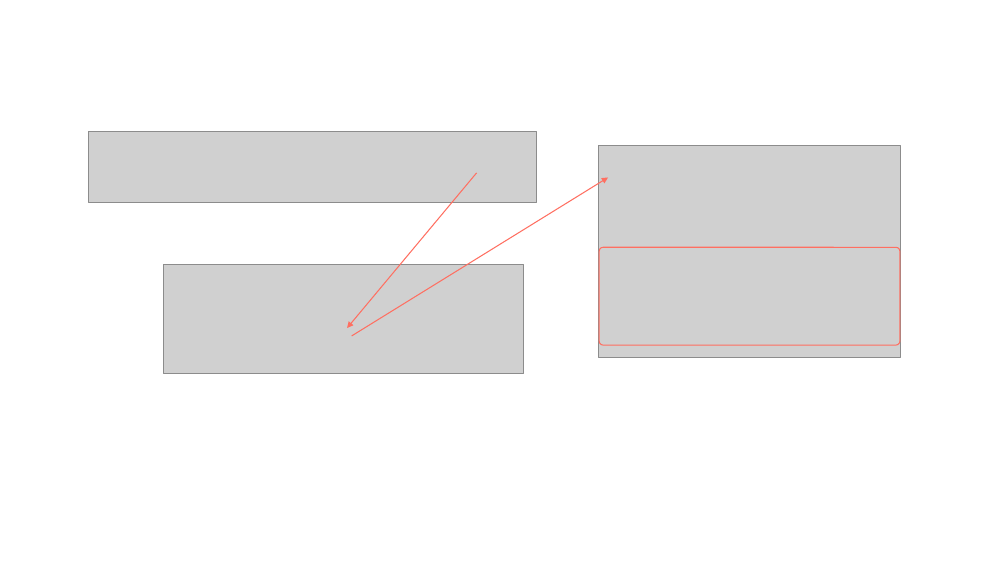
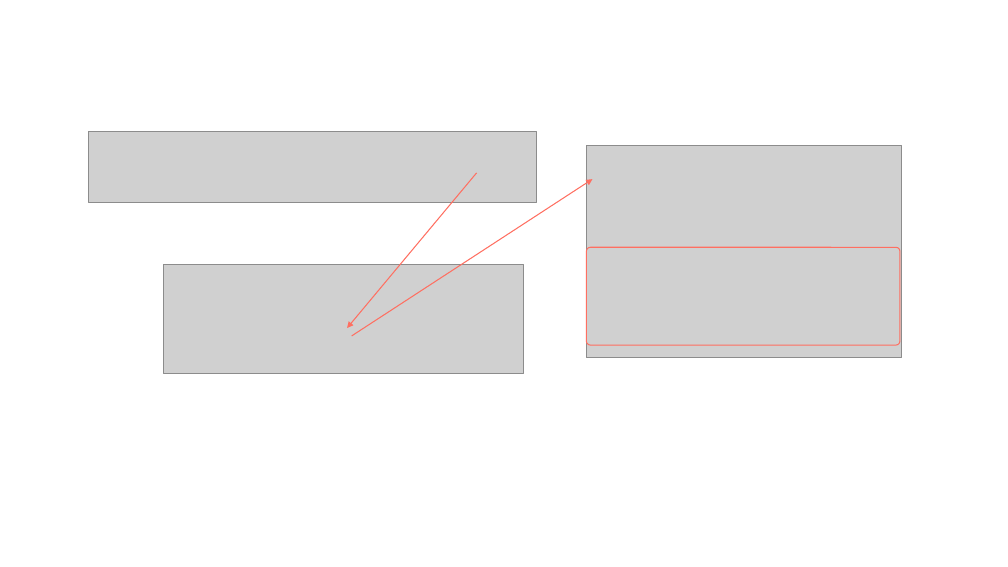
Before and after one commit to extreal-dev/Extreal.Guide, a slide deck: slide 25 of work/work.pptx (slide 23 before the commit). Drawn at 1008x567 pixels with LibreOffice and Linux fonts; fonts in the diff are those of the drawing; grey boxes stand for pictures. Boxes give left, top, right and bottom in pixels: in the first picture for what was removed or moved away, otherwise in the second. Text is boxed around its words. In the diff, an @@ line names an element or a change of style, - is before the commit and + after.

```diff
--- a/work/work.pptx
+++ b/work/work.pptx
@@ picture: place and size @@
-picture at box(599, 145, 900, 358)
+picture at box(587, 145, 902, 358)
@@ arrow moved from (352, 336) - (608, 178) to (352, 336) - (593, 179) @@
@@ rounded rectangle: place and size @@
-rounded rectangle at box(600, 247, 901, 345)
+rounded rectangle at box(587, 247, 901, 345)
```
Also in this commit, not shown: 3 other slides changed, 7 slides added, 5 slides removed, 17 other files.
